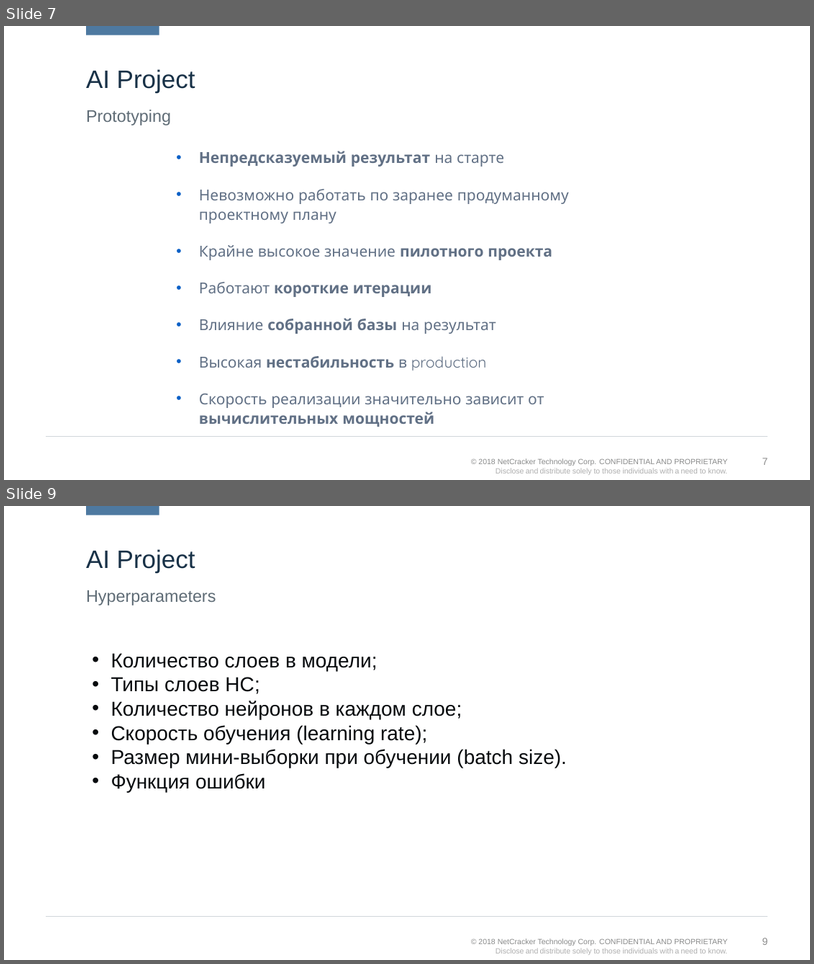
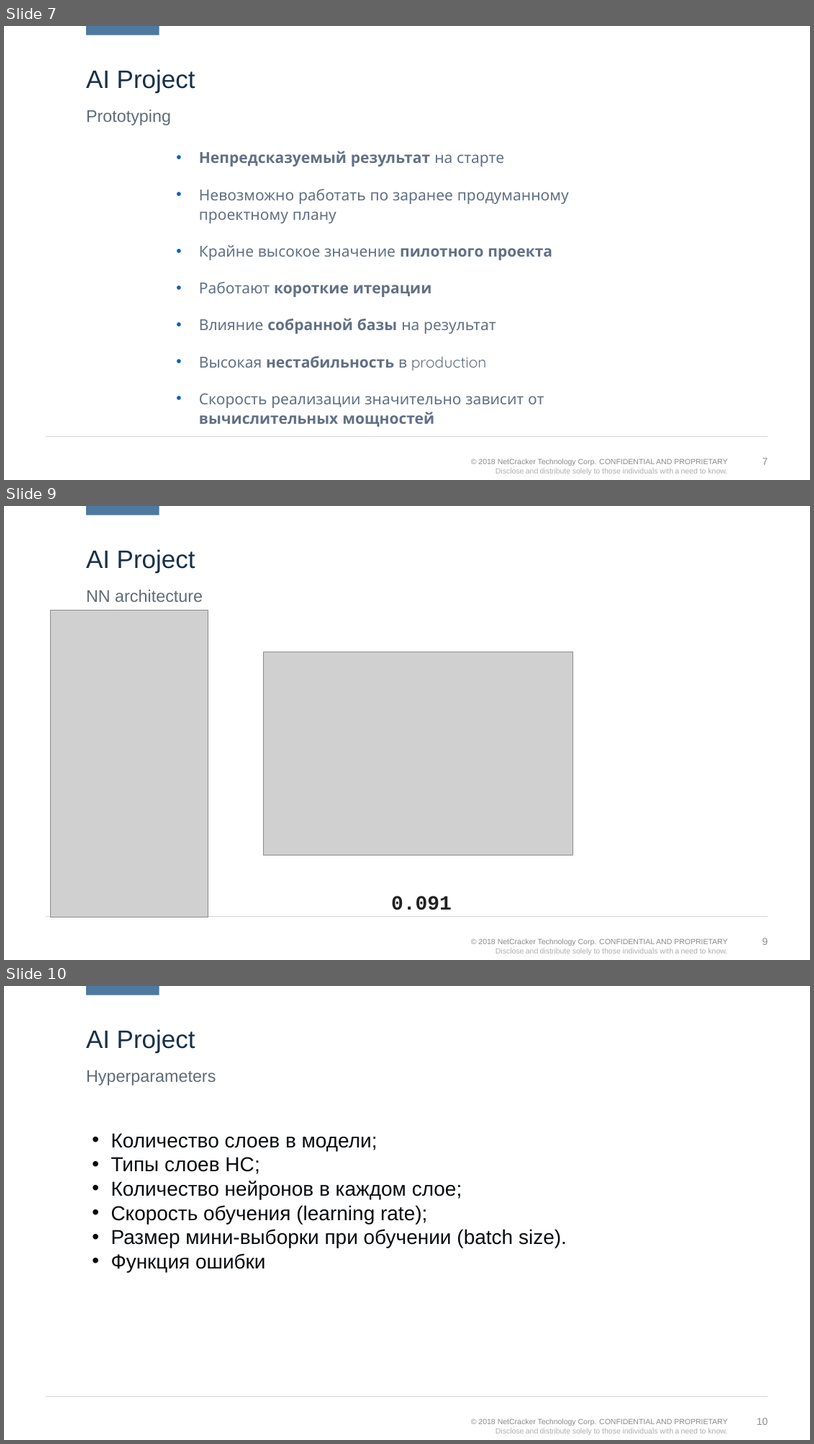
Before and after one commit to kvoloshenko/CLA, a slide deck: CLA_AI_01.pptx. Shown one above the other, each under a label of ours: slides 7 and 9 before the commit, slides 7, 9 and 10 after it; the slides between them are not shown. The pictures are 814x964 and 814x1444 pixels, drawn with LibreOffice and Linux fonts; fonts in the diff are those of the drawing; grey boxes stand for pictures; background and template pictures are left out. Boxes give left, top, right and bottom in pixels: in the first picture for what was removed or moved away, otherwise in the second. Text is boxed around its words. In the diff, an @@ line names an element or a change of style, - is before the commit and + after.

```diff
--- a/CLA_AI_01.pptx
+++ b/CLA_AI_01.pptx
@@ slide 9 added at (4, 506, 810, 960), background #FFFFFF; not listed: 4 template elements that a slide beside it also shows @@
@@ title added at (86, 549, 196, 573), 30 pt, text #183147 @@
+AI Project
@@ text added at (86, 590, 203, 602), 20 pt, text #5F6C76 @@
+NN architecture
@@ picture added at (50, 610, 208, 917) @@
@@ picture added at (263, 651, 574, 855) @@
@@ text added at (391, 896, 452, 910), 24 pt, text #212121, bold @@
+0.091
@@ what was slide 9 is now slide 10 @@
@@ page number at (757, 1417, 769, 1424): text changed @@
-9
+10
```
Also in this commit, not shown: 1 slide changed.
